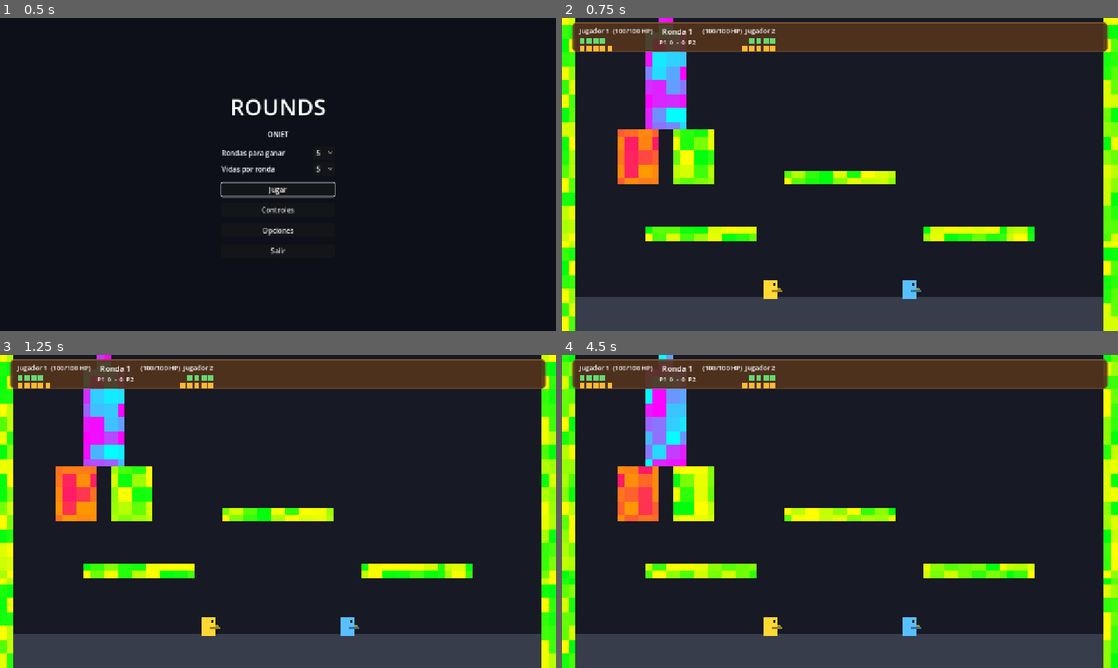
Above: before the commit, frames 1-4 (two rows, left to right).
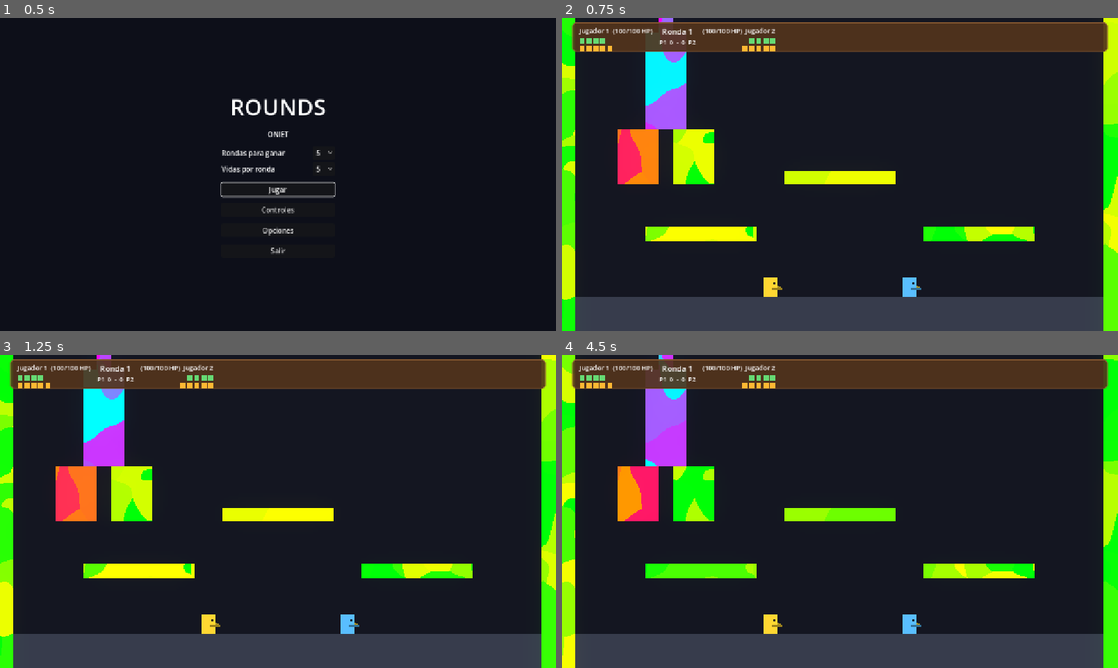
Above: after the commit, the same moments.

Repository: AdriR1ze/ONIET_Rounds
Game: Godot game, scene res://ui/main_menu.tscn
Two runs of this game, one before a commit and one after it. Both use one fixed random seed, a clock stepped at 60 frames per second and the inputs below.
Inputs (mouse positions are in pixels of both pictures, inside the frame that each line leads up to):
- Up to frame 1 (0.5 s): no input
- Up to frame 2 (0.75 s): click "Jugar" at 0.5 s
- Up to frame 3 (1.25 s): no input
- Up to frame 4 (4.5 s): tap Enter at 1.25 s; move the mouse to (962, 495) at 1.27 s; click (962, 495) at 1.42 s; drag from (728, 527) to (773, 627) at 2.02 s; move the mouse to (895, 442) at 2.77 s; click (895, 442) at 2.92 s; drag from (812, 574) to (673, 464) at 3.52 s; move the mouse to (1006, 558) at 4.27 s; click (1006, 558) at 4.42 s

Frame 1 is identical in both runs. In frame 2, 9.9% of the frame differs, in the area x 0-100%, y 0-100%; in frame 3, 9.3%; in frame 4, 11%.

Commit message:
Corregir mecanicas, balance de dano, fisica de gravedad frontal, habilidades (toxic, explosive, splitter, lead slug, phantom, demolition, minefield), hitboxes y neon animado

Diff:
--- a/rounds/effects/neon_grid.gdshader
+++ b/rounds/effects/neon_grid.gdshader
@@ -14,7 +14,7 @@
 
 uniform float color_speed = 0.6;
 
-varying vec2 local_pos;
+varying vec2 world_pos;
 
 float hash21(vec2 p) {
 	p = fract(p * vec2(123.34, 456.21));
@@ -34,11 +34,11 @@
 }
 
 void vertex() {
-	local_pos = VERTEX;
+	world_pos = (MODEL_MATRIX * vec4(VERTEX, 0.0, 1.0)).xy;
 }
 
 void fragment() {
-	vec2 uv = local_pos / cell_size;
+	vec2 uv = world_pos / cell_size;
 
 	vec2 warp = vec2(noise(uv * warp_scale), noise(uv * warp_scale + 31.7)) - 0.5;
 	vec2 warped = uv + warp * warp_amount;
--- a/rounds/effects/neon_tiles_azul_violeta.tres
+++ b/rounds/effects/neon_tiles_azul_violeta.tres
@@ -13,9 +13,9 @@
 [resource]
 shader = ExtResource("1_vwdqi")
 shader_parameter/palette = SubResource("GradientTexture2D_ej3wn")
-shader_parameter/cell_size = 32.0
-shader_parameter/jitter = 0.0
-shader_parameter/skip_chance = 0.0
-shader_parameter/warp_amount = 0.0
+shader_parameter/cell_size = 80.0
+shader_parameter/jitter = 2.0
+shader_parameter/skip_chance = 0.55
+shader_parameter/warp_amount = 1.5
 shader_parameter/warp_scale = 1.0
 shader_parameter/color_speed = 0.6
--- a/rounds/effects/neon_tiles_cian_magenta.tres
+++ b/rounds/effects/neon_tiles_cian_magenta.tres
@@ -13,9 +13,9 @@
 [resource]
 shader = ExtResource("1_ow1gr")
 shader_parameter/palette = SubResource("GradientTexture2D_qc7yb")
-shader_parameter/cell_size = 32.0
-shader_parameter/jitter = 0.0
-shader_parameter/skip_chance = 0.0
-shader_parameter/warp_amount = 0.0
+shader_parameter/cell_size = 80.0
+shader_parameter/jitter = 2.0
+shader_parameter/skip_chance = 0.55
+shader_parameter/warp_amount = 1.5
 shader_parameter/warp_scale = 1.0
 shader_parameter/color_speed = 0.6
--- a/rounds/effects/neon_tiles_rosa_naranja.tres
+++ b/rounds/effects/neon_tiles_rosa_naranja.tres
@@ -13,9 +13,9 @@
 [resource]
 shader = ExtResource("1_vh13p")
 shader_parameter/palette = SubResource("GradientTexture2D_s7dap")
-shader_parameter/cell_size = 32.0
-shader_parameter/jitter = 0.0
-shader_parameter/skip_chance = 0.0
-shader_parameter/warp_amount = 0.0
+shader_parameter/cell_size = 80.0
+shader_parameter/jitter = 2.0
+shader_parameter/skip_chance = 0.55
+shader_parameter/warp_amount = 1.5
 shader_parameter/warp_scale = 1.0
 shader_parameter/color_speed = 0.6
--- a/rounds/effects/neon_tiles_verde_amarillo.tres
+++ b/rounds/effects/neon_tiles_verde_amarillo.tres
@@ -13,9 +13,9 @@
 [resource]
 shader = ExtResource("1_jmwcj")
 shader_parameter/palette = SubResource("GradientTexture2D_kpot0")
-shader_parameter/cell_size = 32.0
-shader_parameter/jitter = 0.0
-shader_parameter/skip_chance = 0.0
-shader_parameter/warp_amount = 0.0
+shader_parameter/cell_size = 80.0
+shader_parameter/jitter = 2.0
+shader_parameter/skip_chance = 0.55
+shader_parameter/warp_amount = 1.5
 shader_parameter/warp_scale = 1.0
 shader_parameter/color_speed = 0.6
--- a/rounds/levels/test_level.tscn
+++ b/rounds/levels/test_level.tscn
@@ -11,8 +11,19 @@
 [ext_resource type="PackedScene" path="res://ui/match_hud.tscn" id="14_hud"]
 [ext_resource type="PackedScene" path="res://ui/match_end.tscn" id="15_end"]
 
+[sub_resource type="Environment" id="Environment_glow"]
+background_mode = 3
+glow_enabled = true
+glow_intensity = 0.6
+glow_blend_mode = 0
+glow_hdr_threshold = 0.8
+glow_hdr_scale = 1.0
+
 [node name="TestLevel" type="Node2D" unique_id=1689345500]
 script = ExtResource("1_level")
+
+[node name="WorldEnvironment" type="WorldEnvironment" parent="." unique_id=1191904550]
+environment = SubResource("Environment_glow")
 
 [node name="Ground" parent="." unique_id=1007988154 instance=ExtResource("4_ground")]
 position = Vector2(640, 680)
--- a/rounds/player/components/weapon_component.gd
+++ b/rounds/player/components/weapon_component.gd
@@ -174,6 +174,11 @@
 			var target_player: Node = collider.get_parent()
 			if target_player != null and target_player.has_method("apply_knockback") and empuje > 0.0:
 				target_player.apply_knockback(aim_direction, empuje)
+			for ef in _effects:
+				if collider is Area2D and ef.has_method("on_hit"):
+					ef.on_hit(null, collider, _player)
+				elif ef.has_method("on_body_hit"):
+					ef.on_body_hit(null, collider, _player)
 
 	var line := Line2D.new()
 	line.width = 4.0
--- a/rounds/player/player.gd
+++ b/rounds/player/player.gd
@@ -90,8 +90,12 @@
 		return
 	var direction := _input.move_axis()
 	var speed := _stats.get_stat(&"move_speed")
-	var accel := acceleration if is_on_floor() else acceleration * air_control
-	velocity.x = move_toward(velocity.x, direction * speed, accel * delta)
+	if absf(velocity.x) > speed and (is_zero_approx(direction) or signi(velocity.x) != signi(direction)):
+		var decel := friction * 0.4 if is_on_floor() else friction * 0.15
+		velocity.x = move_toward(velocity.x, direction * speed, decel * delta)
+	else:
+		var accel := acceleration if is_on_floor() else acceleration * air_control
+		velocity.x = move_toward(velocity.x, direction * speed, accel * delta)
 	if not is_zero_approx(direction) and not _input.is_strafe_pressed():
 		facing = signi(direction)
 		_update_visual_facing()
@@ -165,11 +169,22 @@
 	print("Player %d: Parried!" % player_number)
 
 
-func _on_damaged(_amount: int, source: Node) -> void:
+func _on_damaged(_amount: int, _source: Node) -> void:
 	AudioManager.reproducir("golpe", 0.1)
 	_hit_flash.play("hit")
-	if source != null and source is Node2D:
-		velocity += (global_position - (source as Node2D).global_position).normalized() * 220.0
+
+
+func apply_knockback(dir: Vector2, force: float) -> void:
+	if force <= 0.0:
+		return
+	var push := dir.normalized()
+	# Apply strong horizontal knockback
+	velocity.x += push.x * force
+	# Moderate vertical impulse, never launch out of the map
+	if push.y < -0.15:
+		velocity.y = maxf(velocity.y + push.y * force * 0.35, -420.0)
+	elif push.y > 0.0:
+		velocity.y += push.y * force * 0.35
 
 
 func _on_died() -> void:
@@ -203,6 +218,7 @@
 	current_state = PlayerState.IDLE
 	_ragdoll_timer = 0.0
 	_stun_timer = 0.0
+	_active_dots.clear()
 	modulate = Color(1.0, 1.0, 1.0, 1.0)
 	_body_animation.play("stand")
 	_update_visual_facing()
@@ -232,22 +248,40 @@
 	_health.heal(amount)
 
 
-func apply_dot(dps: float, duration: float, source: Node = null) -> void:
+func apply_dot(dps: float, _duration: float, source: Node = null) -> void:
+	for dot in _active_dots:
+		if dot.get("source") == source:
+			dot["ticks_remaining"] = 3
+			dot["tick_timer"] = 0.7
+			return
 	_active_dots.append({
-		"dps": dps,
-		"time_left": duration,
+		"damage_per_tick": maxi(int(round(dps)), 5),
+		"ticks_remaining": 3,
+		"tick_timer": 0.7,
 		"source": source
 	})
 
 
 func _update_dots(delta: float) -> void:
 	var i := _active_dots.size() - 1
+	var is_poisoned := false
 	while i >= 0:
 		var dot: Dictionary = _active_dots[i]
-		dot["time_left"] -= delta
-		var tick_damage: float = dot["dps"] * delta
-		if tick_damage > 0.0:
-			hurt(int(round(tick_damage)), dot.get("source"))
-		if dot["time_left"] <= 0.0:
+		dot["tick_timer"] -= delta
+		if dot["tick_timer"] <= 0.0:
+			dot["tick_timer"] = 0.7
+			dot["ticks_remaining"] -= 1
+			_health.current_health = maxi(_health.current_health - dot["damage_per_tick"], 0)
+			_health.health_changed.emit(_health.current_health, _health.max_health)
+			if _health.current_health <= 0:
+				_on_died()
+		if dot["ticks_remaining"] > 0:
+			is_poisoned = true
+		else:
 			_active_dots.remove_at(i)
 		i -= 1
+
+	if is_poisoned and _stun_timer <= 0.0:
+		modulate = Color(0.55, 1.15, 0.55, 1.0)
+	elif _stun_timer <= 0.0 and modulate != Color(1.0, 1.0, 1.0, 1.0):
+		modulate = Color(1.0, 1.0, 1.0, 1.0)
--- a/rounds/player/player.tscn
+++ b/rounds/player/player.tscn
@@ -9,13 +9,13 @@
 [ext_resource type="Script" uid="uid://w3hi3xymg7fs" path="res://stats/stat_sheet.gd" id="8_stats"]
 
 [sub_resource type="RectangleShape2D" id="RectangleShape2D_stand"]
-size = Vector2(24, 32)
+size = Vector2(30, 41)
 
 [sub_resource type="RectangleShape2D" id="RectangleShape2D_crouch"]
-size = Vector2(24, 20)
+size = Vector2(30, 26)
 
 [sub_resource type="RectangleShape2D" id="RectangleShape2D_hurt"]
-size = Vector2(24, 30)
+size = Vector2(28, 40)
 
 [sub_resource type="Animation" id="Animation_crouch"]
 length = 0.01
@@ -162,6 +162,7 @@
 shape = SubResource("RectangleShape2D_stand")
 
 [node name="CrouchShape" type="CollisionShape2D" parent="." unique_id=1689633544]
+position = Vector2(0, 7.5)
 shape = SubResource("RectangleShape2D_crouch")
 disabled = true
 
--- a/rounds/tools/generar_upgrades.gd
+++ b/rounds/tools/generar_upgrades.gd
@@ -59,14 +59,14 @@
 	_crear(&"bouncy", "Bouncy", 1,
 		"Tus balas rebotan en las superficies en vez de destruirse al impacto (+1 rebote, daño ligeramente reducido).",
 		UpgradeDefinition.Rareza.COMUN, 1.0, 1,
-		[_mod(&"bounces", StatModifier.Op.ADD, 1.0), _mod(&"damage", StatModifier.Op.MULT, 0.85)],
+		[_mod(&"bounces", StatModifier.Op.ADD, 1.0), _mod(&"damage", StatModifier.Op.MULT, 0.90)],
 		[])
 
 	# 2. Toxic Cloud: Nivel 1 (Común)
 	_crear(&"toxic_cloud", "Toxic Cloud", 1,
 		"Genera una nube tóxica al impactar superficies o rivales (3 ticks de veneno con reinicio por permanencia).",
 		UpgradeDefinition.Rareza.COMUN, 1.0, 1,
-		[_mod(&"fire_rate", StatModifier.Op.MULT, 0.85)],
+		[_mod(&"damage", StatModifier.Op.MULT, 0.90), _mod(&"fire_rate", StatModifier.Op.MULT, 0.90)],
 		[ToxicCloudEffect.new()])
 
 	# 3. Demolition Shot: Nivel 2 (Rara)
@@ -78,9 +78,9 @@
 
 	# 4. Splitter: Nivel 1 (Común)
 	_crear(&"splitter", "Splitter", 1,
-		"La bala se divide en 3 fragmentos más chicos tras recorrer media distancia o tras el primer rebote.",
+		"La bala se divide en 3 fragmentos tras recorrer la mitad del camino o rebotar (+1 rebote).",
 		UpgradeDefinition.Rareza.COMUN, 1.0, 1,
-		[_mod(&"damage", StatModifier.Op.MULT, 0.40)],
+		[_mod(&"damage", StatModifier.Op.MULT, 0.90), _mod(&"bounces", StatModifier.Op.ADD, 1.0)],
 		[SplitterEffect.new()])
 
 	# 5. Lead Slug: Nivel 2 (Rara)
@@ -104,9 +104,9 @@
 
 	# 7. Phantom Rounds: Nivel 2 (Rara)
 	_crear(&"phantom_rounds", "Phantom Rounds", 2,
-		"Las balas atraviesan la primera pared o estructura sólida del escenario sin destruirse (-15% de daño).",
+		"Las balas atraviesan la primera pared o estructura sólida del escenario sin destruirse (-10% de daño).",
 		UpgradeDefinition.Rareza.RARA, 1.0, 1,
-		[_mod(&"damage", StatModifier.Op.MULT, 0.85), _mod(&"wall_pierce", StatModifier.Op.ADD, 1.0)],
+		[_mod(&"damage", StatModifier.Op.MULT, 0.90), _mod(&"wall_pierce", StatModifier.Op.ADD, 1.0)],
 		[PhantomRoundsEffect.new()])
 
 	# 8. Heavy Bullet: Nivel 1 (Común)
@@ -124,7 +124,7 @@
 	_crear(&"ricochet_master", "Ricochet Master", 3,
 		"+2 rebotes. Cada rebote que realiza la bala antes de tocar al rival incrementa notablemente (+45%) el daño final.",
 		UpgradeDefinition.Rareza.RARA, 1.0, 1,
-		[_mod(&"bounces", StatModifier.Op.ADD, 2.0), _mod(&"damage", StatModifier.Op.MULT, 0.80)],
+		[_mod(&"bounces", StatModifier.Op.ADD, 2.0), _mod(&"damage", StatModifier.Op.MULT, 0.85)],
 		[RicochetMasterEffect.new()])
 
 	# 10. Minefield: Nivel 4 (Épica)
--- a/rounds/upgrades/definitions/bouncy.tres
+++ b/rounds/upgrades/definitions/bouncy.tres
@@ -12,7 +12,7 @@
 script = ExtResource("3_ttxvp")
 stat = &"damage"
 op = 1
-value = 0.85
+value = 0.9
 
 [resource]
 script = ExtResource("2_iw0r5")
--- a/rounds/upgrades/definitions/phantom_rounds.tres
+++ b/rounds/upgrades/definitions/phantom_rounds.tres
@@ -12,7 +12,7 @@
 script = ExtResource("4_ibp0d")
 stat = &"damage"
 op = 1
-value = 0.85
+value = 0.9
 
 [sub_resource type="Resource" id="Resource_prvg3"]
 script = ExtResource("4_ibp0d")
@@ -23,7 +23,7 @@
 id = &"phantom_rounds"
 titulo = "Phantom Rounds"
 nivel = 2
-descripcion = "Las balas atraviesan la primera pared o estructura sólida del escenario sin destruirse (-15% de daño)."
+descripcion = "Las balas atraviesan la primera pared o estructura sólida del escenario sin destruirse (-10% de daño)."
 rareza = 1
 stats = Array[ExtResource("4_ibp0d")]([SubResource("Resource_lws18"), SubResource("Resource_prvg3")])
 efectos = Array[ExtResource("1_uxqh2")]([SubResource("Resource_c4qq5")])
--- a/rounds/upgrades/definitions/ricochet_master.tres
+++ b/rounds/upgrades/definitions/ricochet_master.tres
@@ -17,7 +17,7 @@
 script = ExtResource("4_4pc1y")
 stat = &"damage"
 op = 1
-value = 0.8
+value = 0.85
 
 [resource]
 script = ExtResource("3_4owid")
--- a/rounds/upgrades/definitions/splitter.tres
+++ b/rounds/upgrades/definitions/splitter.tres
@@ -12,12 +12,16 @@
 script = ExtResource("4_adpju")
 stat = &"damage"
 op = 1
-value = 0.4
+value = 0.9
+
+[sub_resource type="Resource" id="Resource_ivjn2"]
+script = ExtResource("4_adpju")
+stat = &"bounces"
 
 [resource]
 script = ExtResource("3_noaps")
 id = &"splitter"
 titulo = "Splitter"
-descripcion = "La bala se divide en 3 fragmentos más chicos tras recorrer media distancia o tras el primer rebote."
-stats = Array[ExtResource("4_adpju")]([SubResource("Resource_c37h6")])
+descripcion = "La bala se divide en 3 fragmentos tras recorrer la mitad del camino o rebotar (+1 rebote)."
+stats = Array[ExtResource("4_adpju")]([SubResource("Resource_c37h6"), SubResource("Resource_ivjn2")])
 efectos = Array[ExtResource("1_jqm7n")]([SubResource("Resource_qx26v")])
--- a/rounds/upgrades/definitions/toxic_cloud.tres
+++ b/rounds/upgrades/definitions/toxic_cloud.tres
@@ -10,14 +10,20 @@
 
 [sub_resource type="Resource" id="Resource_bfct0"]
 script = ExtResource("4_u8ldu")
+stat = &"damage"
+op = 1
+value = 0.9
+
+[sub_resource type="Resource" id="Resource_c2ddq"]
+script = ExtResource("4_u8ldu")
 stat = &"fire_rate"
 op = 1
-value = 0.85
+value = 0.9
 
 [resource]
 script = ExtResource("3_foa81")
 id = &"toxic_cloud"
 titulo = "Toxic Cloud"
 descripcion = "Genera una nube tóxica al impactar superficies o rivales (3 ticks de veneno con reinicio por permanencia)."
-stats = Array[ExtResource("4_u8ldu")]([SubResource("Resource_bfct0")])
+stats = Array[ExtResource("4_u8ldu")]([SubResource("Resource_bfct0"), SubResource("Resource_c2ddq")])
 efectos = Array[ExtResource("1_o5wdr")]([SubResource("Resource_yraic")])
--- a/rounds/upgrades/effects/demolition_effect.gd
+++ b/rounds/upgrades/effects/demolition_effect.gd
@@ -11,10 +11,19 @@
 
 func _destroy_tiles(layer: Node, world_pos: Vector2, dir: Vector2) -> void:
 	var local_pos: Vector2 = layer.to_local(world_pos)
-	var center_cell: Vector2i = layer.local_to_map(local_pos)
+	# Step slightly into the hit surface to ensure we map inside the correct tile
+	var contact_pos := local_pos + dir.normalized() * 6.0
+	var center_cell: Vector2i = layer.local_to_map(contact_pos)
+	if layer is TileMapLayer and (layer as TileMapLayer).get_cell_source_id(center_cell) == -1:
+		center_cell = layer.local_to_map(local_pos)
 
-	# Destroy impact cell and forward cell
-	var forward_cell := center_cell + Vector2i(int(round(dir.x)), int(round(dir.y)))
+	# Demolish impact cell and one adjacent cell along the dominant impact axis (not diagonal leap)
+	var forward_cell := center_cell
+	if absf(dir.x) >= absf(dir.y):
+		forward_cell += Vector2i(signi(dir.x), 0)
+	else:
+		forward_cell += Vector2i(0, signi(dir.y))
+
 	_erase(layer, center_cell)
 	_erase(layer, forward_cell)
 
--- a/rounds/upgrades/effects/explosive_effect.gd
+++ b/rounds/upgrades/effects/explosive_effect.gd
@@ -6,14 +6,46 @@
 
 
 func on_hit(bullet: Node, _target: Node, player: Node) -> void:
-	if player == null or bullet == null:
+	if bullet == null:
 		return
-	var origen: Vector2 = bullet.global_position
-	var targets: Array = player.get_tree().get_nodes_in_group("player")
-	for enemigo in player.get_tree().get_nodes_in_group("enemy"):
-		targets.append(enemigo)
-	for objetivo in targets:
-		if not is_instance_valid(objetivo) or objetivo == player:
-			continue
-		if objetivo.global_position.distance_to(origen) <= radius and objetivo.has_method("hurt"):
-			objetivo.hurt(damage, player)
+	_explode(bullet.global_position, player)
+
+
+func on_body_hit(bullet: Node, _body: Node, player: Node) -> void:
+	if bullet == null:
+		return
+	_explode(bullet.global_position, player)
+
+
+func _explode(pos: Vector2, player: Node) -> void:
+	var tree := Engine.get_main_loop() as SceneTree
+	if tree == null or tree.current_scene == null:
+		return
+
+	var audio := tree.root.get_node_or_null("AudioManager")
+	if audio != null and audio.has_method("reproducir"):
+		audio.reproducir("golpe", 0.08)
+
+	var boom := Polygon2D.new()
+	var pts: PackedVector2Array = []
+	for a in 16:
+		var ang := float(a) / 16.0 * TAU
+		pts.append(Vector2(cos(ang), sin(ang)) * radius)
+	boom.polygon = pts
+	boom.color = Color(1.0, 0.5, 0.1, 0.75)
+	boom.global_position = pos
+	tree.current_scene.add_child(boom)
+	var tween := boom.create_tween()
+	tween.tween_property(boom, "modulate:a", 0.0, 0.22)
+	tween.tween_callback(boom.queue_free)
+
+	for p in tree.get_nodes_in_group("player"):
+		if p != null and is_instance_valid(p) and p != player and p is Node2D:
+			if (p as Node2D).global_position.distance_to(pos) <= radius:
+				if p.has_method("hurt"):
+					p.hurt(damage, player)
+				if p.has_method("apply_knockback"):
+					var dir := ((p as Node2D).global_position - pos).normalized()
+					if dir.is_zero_approx():
+						dir = Vector2.UP
+					p.apply_knockback(dir, 220.0)
--- a/rounds/upgrades/effects/minefield_effect.gd
+++ b/rounds/upgrades/effects/minefield_effect.gd
@@ -5,6 +5,8 @@
 
 
 func on_body_hit(bullet: Node, _body: Node, player: Node) -> void:
+	if bullet != null and "bounces" in bullet and bullet.bounces > 0:
+		return
 	var tree := Engine.get_main_loop() as SceneTree
 	if tree == null or tree.current_scene == null:
 		return
--- a/rounds/upgrades/effects/phantom_rounds_effect.gd
+++ b/rounds/upgrades/effects/phantom_rounds_effect.gd
@@ -1,9 +1,9 @@
 class_name PhantomRoundsEffect
 extends UpgradeEffect
 
-@export var extra_wall_pierce: int = 1
-
 
 func on_fire(bullet: Node, _player: Node) -> void:
-	if "wall_pierce" in bullet:
-		bullet.wall_pierce += extra_wall_pierce
+	# Give phantom bullets visual translucent purple glow from start
+	var visual := bullet.get_node_or_null("Visual") as CanvasItem
+	if visual != null:
+		visual.modulate = Color(0.85, 0.5, 1.0, 0.85)
--- a/rounds/upgrades/effects/toxic_cloud_effect.gd
+++ b/rounds/upgrades/effects/toxic_cloud_effect.gd
@@ -5,11 +5,13 @@
 
 
 func on_hit(bullet: Node, _target: Node, player: Node) -> void:
-	_spawn_cloud(bullet.global_position, player)
+	var pos: Vector2 = bullet.global_position if bullet != null else (_target.global_position if _target is Node2D else Vector2.ZERO)
+	_spawn_cloud(pos, player)
 
 
 func on_body_hit(bullet: Node, _body: Node, player: Node) -> void:
-	_spawn_cloud(bullet.global_position, player)
+	var pos: Vector2 = bullet.global_position if bullet != null else (_body.global_position if _body is Node2D else Vector2.ZERO)
+	_spawn_cloud(pos, player)
 
 
 func _spawn_cloud(pos: Vector2, player: Node) -> void:
--- a/rounds/weapons/bullet.gd
+++ b/rounds/weapons/bullet.gd
@@ -25,6 +25,9 @@
 var _trail_points: Array[Vector2] = []
 var bounce_count: int = 0
 var has_split: bool = false
+var _initial_dir: Vector2 = Vector2.ZERO
+var _distance_traveled: float = 0.0
+var _split_distance: float = 0.0
 
 const MAX_TRAIL_POINTS := 8
 
@@ -32,9 +35,29 @@
 func _ready() -> void:
 	if velocity == Vector2.ZERO:
 		velocity = direction * speed
+	_initial_dir = direction
 	rotation = velocity.angle()
 	area_entered.connect(_on_area_entered)
 	body_entered.connect(_on_body_entered)
+
+	if can_split and not has_split:
+		call_deferred("_setup_split_distance")
+
+
+func _setup_split_distance() -> void:
+	var space_state := get_world_2d().direct_space_state
+	var query := PhysicsRayQueryParameters2D.create(global_position, global_position + direction * 1400.0)
+	query.collision_mask = 5
+	query.collide_with_areas = true
+	query.collide_with_bodies = true
+	if shooter != null:
+		query.exclude = [shooter, self]
+	var hit := space_state.intersect_ray(query)
+	if not hit.is_empty():
+		var total_dist: float = global_position.distance_to(hit["position"])
+		_split_distance = maxf(total_dist * 0.5, 45.0)
+	else:
+		_split_distance = speed * 0.45
 
 
 func _draw() -> void:
@@ -56,12 +79,16 @@
 	if drag > 0.0:
 		velocity -= velocity * (drag * delta)
 
-	# Aceleración por gravedad
-	velocity.y += bullet_gravity * delta
+	# Aceleración por gravedad: menor al disparar horizontalmente, completa al tirar en parábola
+	var vert_ratio := clampf(absf(_initial_dir.y) / 0.55, 0.0, 1.0)
+	var gravity_factor := lerpf(0.20, 1.0, vert_ratio)
+	velocity.y += (bullet_gravity * gravity_factor) * delta
 	if velocity.y > max_fall_speed:
 		velocity.y = max_fall_speed
 
-	position += velocity * delta
+	var step := velocity * delta
+	position += step
+	_distance_traveled += step.length()
 
 	if not velocity.is_zero_approx():
 		direction = velocity.normalized()
@@ -72,7 +99,7 @@
 		_trail_points.pop_front()
 	queue_redraw()
 
-	if can_split and not has_split and _time_alive >= lifetime * 0.5:
+	if can_split and not has_split and _split_distance > 0.0 and _distance_traveled >= _split_distance:
 		_do_split()
 
 	_time_alive += delta
@@ -88,12 +115,12 @@
 
 	var bullet_scene: PackedScene = load("res://weapons/bullet.tscn")
 	var current_spd := velocity.length()
-	var child_dmg := maxi(int(damage * 0.4), 1)
+	var child_dmg := maxi(int(round(damage * 0.40)), 1)
 
 	scale *= 0.75
 	damage = child_dmg
 
-	var angles := [deg_to_rad(-25.0), deg_to_rad(25.0)]
+	var angles := [deg_to_rad(-20.0), deg_to_rad(20.0)]
 	for ang in angles:
 		var child_b: Node = bullet_scene.instantiate()
 		child_b.global_position = global_position
@@ -108,8 +135,8 @@
 		child_b.player = player
 		child_b.can_split = false
 		child_b.has_split = true
-		child_b.bounces = 0
-		child_b.wall_pierce = 0
+		child_b.bounces = bounces
+		child_b.wall_pierce = wall_pierce
 		child_b.scale = scale
 		get_parent().add_child(child_b)
 
--- a/rounds/weapons/bullet.tscn
+++ b/rounds/weapons/bullet.tscn
@@ -3,7 +3,7 @@
 [ext_resource type="Script" path="res://weapons/bullet.gd" id="1_bullet"]
 
 [sub_resource type="CircleShape2D" id="CircleShape2D_bullet"]
-radius = 4.0
+radius = 6.0
 
 [node name="Bullet" type="Area2D"]
 collision_layer = 32
--- a/rounds/weapons/proximity_mine.gd
+++ b/rounds/weapons/proximity_mine.gd
@@ -71,7 +71,6 @@
 
 
 func _detonate() -> void:
-	# Query in explosion radius
 	var space := get_world_2d().direct_space_state
 	var query := PhysicsShapeQueryParameters2D.new()
 	var circle := CircleShape2D.new()
@@ -79,11 +78,13 @@
 	query.shape = circle
 	query.transform = Transform2D(0.0, global_position)
 	query.collision_mask = 4  # Hurtbox
+	query.collide_with_areas = true
+	query.collide_with_bodies = true
 
 	var hits := space.intersect_shape(query, 16)
 	var damaged_players: Array = []
 	for hit in hits:
-		var area: Area2D = hit.get("collider")
+		var area: Area2D = hit.get("collider") as Area2D
 		if area == null:
 			continue
 		var target: Node = area.get_parent()
@@ -97,6 +98,36 @@
 				if dir.is_zero_approx():
 					dir = Vector2.UP
 				target.apply_knockback(dir, knockback)
+
+	# Direct fallback check for all players in group within radius
+	var tree := get_tree()
+	if tree != null:
+		for p in tree.get_nodes_in_group("player"):
+			if p != null and p is Node2D and not damaged_players.has(p):
+				if (p as Node2D).global_position.distance_to(global_position) <= explosion_radius:
+					damaged_players.append(p)
+					if p.has_method("hurt"):
+						p.hurt(damage, source_player)
+					if p.has_method("apply_knockback"):
+						var dir := ((p as Node2D).global_position - global_position).normalized()
+						if dir.is_zero_approx():
+							dir = Vector2.UP
+						p.apply_knockback(dir, knockback)
+
+	# Visual explosion flash
+	if tree != null and tree.current_scene != null:
+		var boom := Polygon2D.new()
+		var pts: PackedVector2Array = []
+		for a in 16:
+			var ang := float(a) / 16.0 * TAU
+			pts.append(Vector2(cos(ang), sin(ang)) * explosion_radius)
+		boom.polygon = pts
+		boom.color = Color(1.0, 0.45, 0.1, 0.65)
+		boom.global_position = global_position
+		tree.current_scene.add_child(boom)
+		var tween := boom.create_tween()
+		tween.tween_property(boom, "modulate:a", 0.0, 0.22)
+		tween.tween_callback(boom.queue_free)
 
 	var audio := get_node_or_null("/root/AudioManager")
 	if audio != null and audio.has_method("reproducir"):
